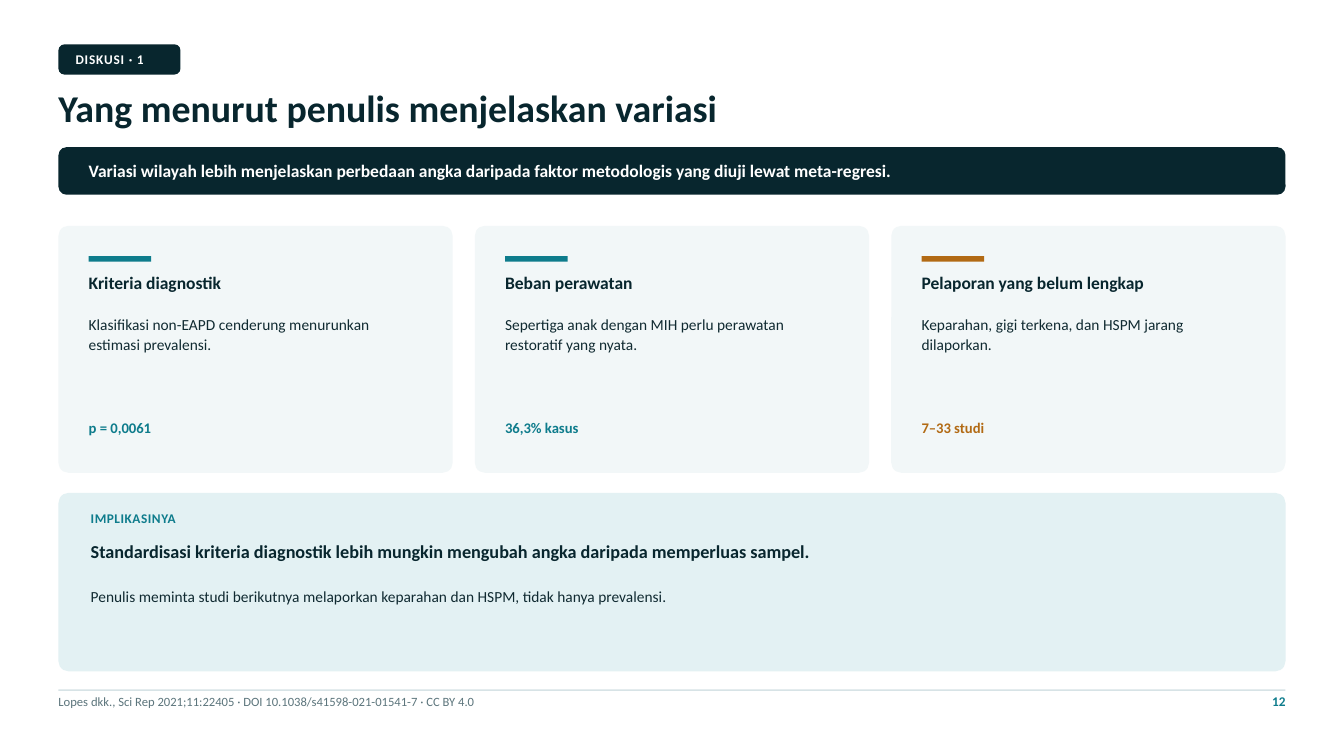
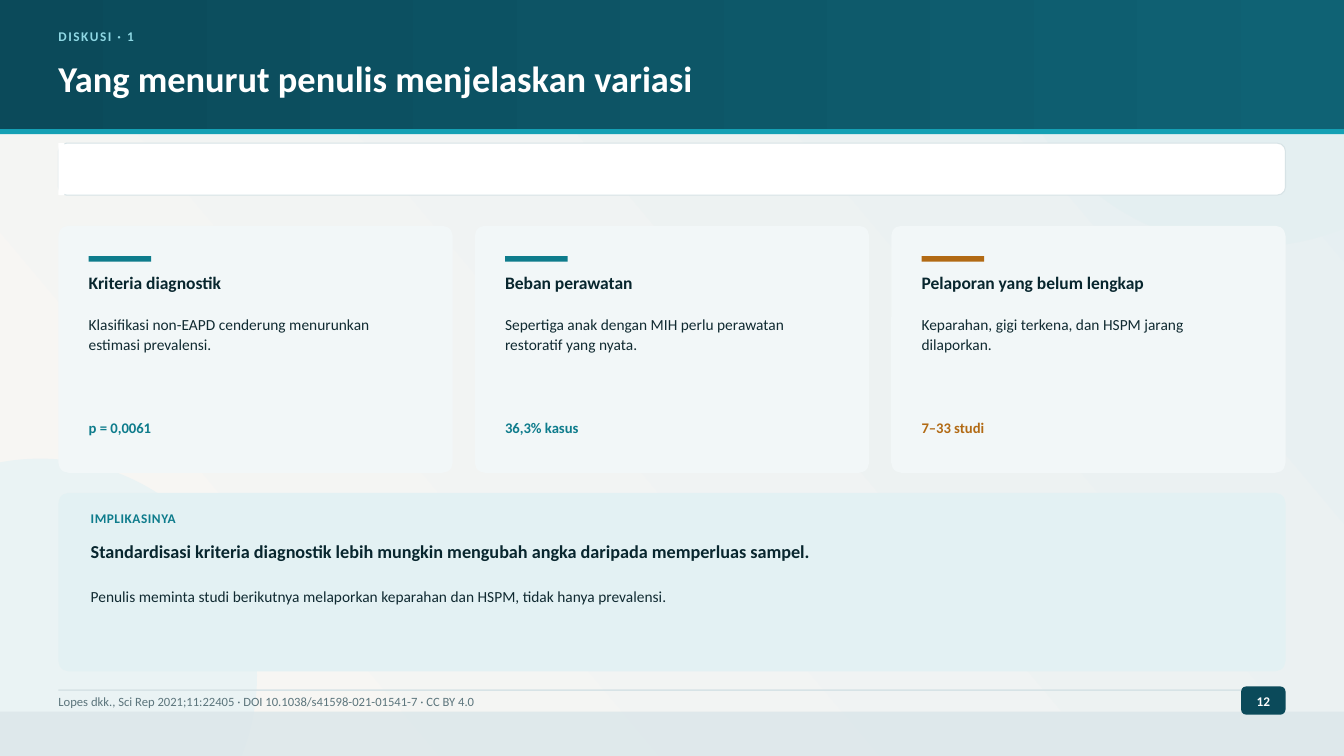
Before and after one commit to maskchanel14-source/agents, a slide deck: slide 12 of research/pediatric-dentistry-2021-2026/deck-mih-lopes-2021/Presentasi-Jurnal-MIH-Lopes-2021.pptx. Drawn at 1344x756 pixels with LibreOffice and Linux fonts; fonts in the diff are those of the drawing. Boxes give left, top, right and bottom in pixels: in the first picture for what was removed or moved away, otherwise in the second. Text is boxed around its words. In the diff, an @@ line names an element or a change of style, - is before the commit and + after.

```diff
--- a/research/pediatric-dentistry-2021-2026/deck-mih-lopes-2021/Presentasi-Jurnal-MIH-Lopes-2021.pptx
+++ b/research/pediatric-dentistry-2021-2026/deck-mih-lopes-2021/Presentasi-Jurnal-MIH-Lopes-2021.pptx
@@ rectangle added at (0, 0, 1344, 756), fill gradient #F9F7F3 to #E6EFF2 @@
@@ rectangle added at (0, 0, 1344, 129), fill gradient #0B4A5A to #0F6274 @@
@@ text "DISKUSI · 1": place and size @@
-text "DISKUSI · 1" at (76, 55, 144, 64)
+text "DISKUSI · 1" at (127, 32, 134, 41)
@@ text "DISKUSI · 1" at (127, 32, 134, 41): text colour #FFFFFF to #8FD8E4, letter spacing 0.6 to 1.1 pt @@
@@ ellipse added at (1003, 0, 1344, 247), fill #E4EFF1 @@
@@ text "Yang menurut penulis menjelaskan variasi": place and size @@
-text "Yang menurut penulis menjelaskan variasi" at (58, 95, 717, 129)
+text "Yang menurut penulis menjelaskan variasi" at (58, 66, 692, 98)
@@ text "Yang menurut penulis menjelaskan variasi" at (58, 66, 692, 98): size 27 to 26 pt, text colour #08262E to #FFFFFF @@
@@ rounded rectangle removed at (58, 44, 180, 75) @@
@@ rectangle added at (0, 129, 1344, 134), fill #14A0B4 @@
@@ rounded rectangle: place and size @@
-rounded rectangle at (58, 147, 1286, 195)
+rounded rectangle at (58, 143, 1286, 196)
@@ rounded rectangle at (58, 143, 1286, 196): fill #08262E to #FFFFFF; outline none to #D7E3E6 0.75 pt; proportions changed @@
@@ rectangle added at (58, 143, 65, 196), fill #FFFFFF @@
@@ text removed at (89, 164, 891, 180) @@
-Variasi wilayah lebih menjelaskan perbedaan angka daripada faktor metodologis yang diuji lewat meta-regresi.
@@ ellipse added at (0, 459, 257, 756), fill #EAF3F4 @@
@@ rounded rectangle added at (1241, 687, 1286, 715), fill #0B4A5A @@
@@ rectangle added at (0, 712, 1344, 756), fill #DCE7EA at 85% opacity @@
@@ text "12": place and size @@
-text "12" at (1272, 697, 1285, 706)
+text "12" at (1257, 697, 1270, 706)
@@ text "12" at (1257, 697, 1270, 706): text colour #0E7C8C to #FFFFFF; alignment right to centre @@
```
Also in this commit, not shown: 14 other slides changed, 27 other files.
